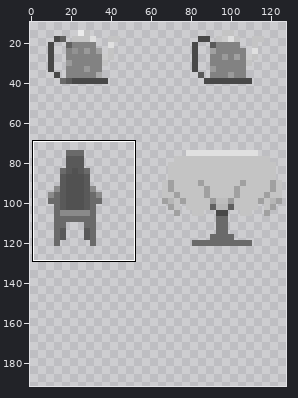
One commit to this sprite sheet: Imagenes/objectsspritesheet.png. Above: a wide view before the commit, with the close-up outlined.
Close-up. First the earlier version:
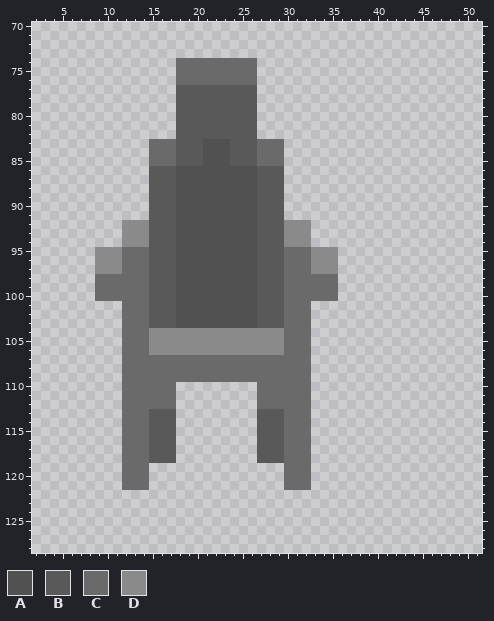
The file is 144x144 pixels. Colours within 5 levels of each other are drawn and written as one. Shown: x 2..51, y 70..128. The old version is drawn lined up with the new one, on the new canvas. The wide view leaves out empty margins. The commit also changed other parts of the picture, which this record leaves out.
Palette (. is transparent): A #515151  B #595959  C #6a6a6a  D #8a8a8a
Pixels before (only the part around the change), first column x 2:
 70 ..................................................
 71 ..................................................
 72 ..................................................
 73 ..................................................
 74 ................CCCCCCCCC.........................
 75 ................CCCCCCCCC.........................
 76 ................CCCCCCCCC.........................
 77 ................BBBBBBBBB.........................
 78 ................BBBBBBBBB.........................
 79 ................BBBBBBBBB.........................
 80 ................BBBBBBBBB.........................
 81 ................BBBBBBBBB.........................
 82 ................BBBBBBBBB.........................
 83 .............CCCBBBAAABBBCCC......................
 84 .............CCCBBBAAABBBCCC......................
 85 .............CCCBBBAAABBBCCC......................
 86 .............BBBAAAAAAAAABBB......................
 87 .............BBBAAAAAAAAABBB......................
 88 .............BBBAAAAAAAAABBB......................
 89 .............BBBAAAAAAAAABBB......................
 90 .............BBBAAAAAAAAABBB......................
 91 .............BBBAAAAAAAAABBB......................
 92 ..........DDDBBBAAAAAAAAABBBDDD...................
 93 ..........DDDBBBAAAAAAAAABBBDDD...................
 94 ..........DDDBBBAAAAAAAAABBBDDD...................
 95 .......DDDCCCBBBAAAAAAAAABBBCCCDDD................
 96 .......DDDCCCBBBAAAAAAAAABBBCCCDDD................
 97 .......DDDCCCBBBAAAAAAAAABBBCCCDDD................
 98 .......CCCCCCBBBAAAAAAAAABBBCCCCCC................
 99 .......CCCCCCBBBAAAAAAAAABBBCCCCCC................
100 .......CCCCCCBBBAAAAAAAAABBBCCCCCC................
101 ..........CCCBBBAAAAAAAAABBBCCC...................
102 ..........CCCBBBAAAAAAAAABBBCCC...................
103 ..........CCCBBBAAAAAAAAABBBCCC...................
104 ..........CCCDDDDDDDDDDDDDDDCCC...................
105 ..........CCCDDDDDDDDDDDDDDDCCC...................
106 ..........CCCDDDDDDDDDDDDDDDCCC...................
107 ..........CCCCCCCCCCCCCCCCCCCCC...................
108 ..........CCCCCCCCCCCCCCCCCCCCC...................
109 ..........CCCCCCCCCCCCCCCCCCCCC...................
110 ..........CCCCCC.........CCCCCC...................
111 ..........CCCCCC.........CCCCCC...................
112 ..........CCCCCC.........CCCCCC...................
113 ..........CCCBBB.........BBBCCC...................
114 ..........CCCBBB.........BBBCCC...................
115 ..........CCCBBB.........BBBCCC...................
116 ..........CCCBBB.........BBBCCC...................
117 ..........CCCBBB.........BBBCCC...................
118 ..........CCCBBB.........BBBCCC...................
119 ..........CCC...............CCC...................
120 ..........CCC...............CCC...................
121 ..........CCC...............CCC...................
122 ..................................................
123 ..................................................
124 ..................................................
125 ..................................................
126 ..................................................
127 ..................................................
128 ..................................................
And afterwards:
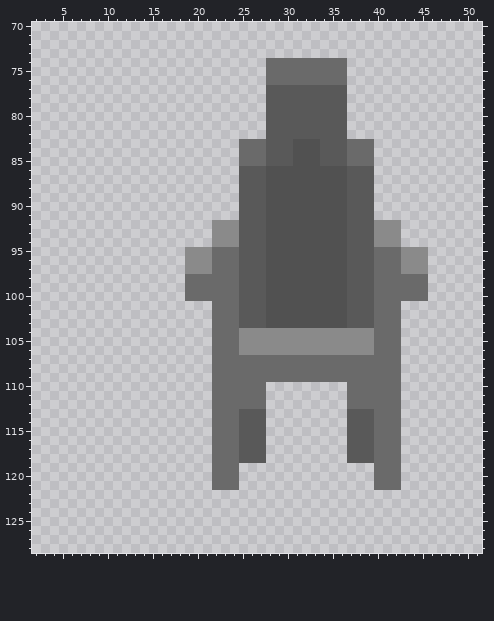
Changes in this commit:
canvas 144x144 -> 128x192, the old top-left corner now at -12,-10 (the part of the old canvas that was cut away was empty and is not shown)
Changed rows in their new state; - is an unchanged pixel.
first column x 9:
 74 ---------.........-CCCCCCCCC---------
 75 ---------.........-CCCCCCCCC---------
 76 ---------.........-CCCCCCCCC---------
 77 ---------.........-BBBBBBBBB---------
 78 ---------.........-BBBBBBBBB---------
 79 ---------.........-BBBBBBBBB---------
 80 ---------.........-BBBBBBBBB---------
 81 ---------.........-BBBBBBBBB---------
 82 ---------.........-BBBBBBBBB---------
 83 ------..........CC-BBBAAABBBCCC------
 84 ------..........CC-BBBAAABBBCCC------
 85 ------..........CC-BBBAAABBBCCC------
 86 ------..........BB-AAAAAAAAABBB------
 87 ------..........BB-AAAAAAAAABBB------
 88 ------..........BB-AAAAAAAAABBB------
 89 ------..........BB-AAAAAAAAABBB------
 90 ------..........BB-AAAAAAAAABBB------
 91 ------..........BB-AAAAAAAAABBB------
 92 ---..........DDDBB-AAAAAAAAABBBDDD---
 93 ---..........DDDBB-AAAAAAAAABBBDDD---
 94 ---..........DDDBB-AAAAAAAAABBBDDD---
 95 ..........DDDCCCBB-AAAAAAAAABBBCCCDDD
 96 ..........DDDCCCBB-AAAAAAAAABBBCCCDDD
 97 ..........DDDCCCBB-AAAAAAAAABBBCCCDDD
 98 ..........CCCCCCBB-AAAAAAAAABBBCCCCCC
 99 ..........CCCCCCBB-AAAAAAAAABBBCCCCCC
100 ..........CCCCCCBB-AAAAAAAAABBBCCCCCC
101 ---..........CCCBB-AAAAAAAAABBBCCC---
102 ---..........CCCBB-AAAAAAAAABBBCCC---
103 ---..........CCCBB-AAAAAAAAABBBCCC---
104 ---..........CCC-----DDDDDDDDDDCCC---
105 ---..........CCC-----DDDDDDDDDDCCC---
106 ---..........CCC-----DDDDDDDDDDCCC---
107 ---..........-----------CCCCCCCCCC---
108 ---..........-----------CCCCCCCCCC---
109 ---..........-----------CCCCCCCCCC---
110 ---......----CCCCC-.....----CCCCCC---
111 ---......----CCCCC-.....----CCCCCC---
112 ---......----CCCCC-.....----CCCCCC---
113 ---......----CCCBB-.....----BBBCCC---
114 ---......----CCCBB-.....----BBBCCC---
115 ---......----CCCBB-.....----BBBCCC---
116 ---......----CCCBB-.....----BBBCCC---
117 ---......----CCCBB-.....----BBBCCC---
118 ---......----CCCBB-.....----BBBCCC---
119 ---...-------CCC-----...-------CCC---
120 ---...-------CCC-----...-------CCC---
121 ---...-------CCC-----...-------CCC---
